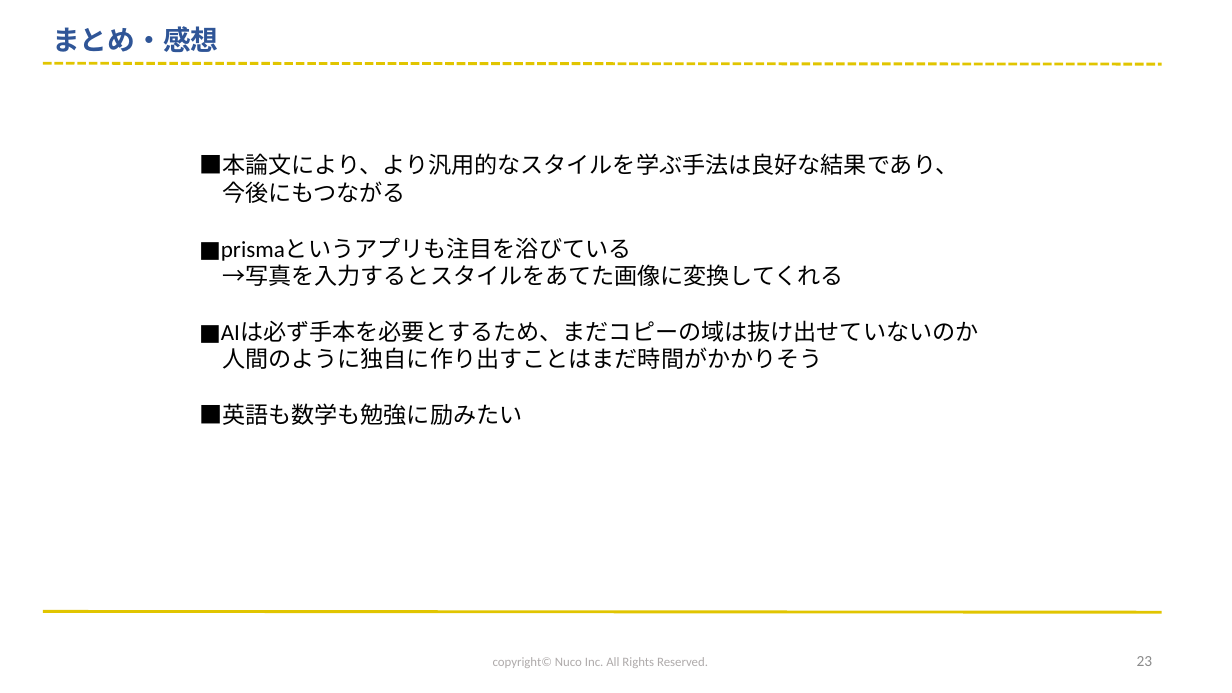
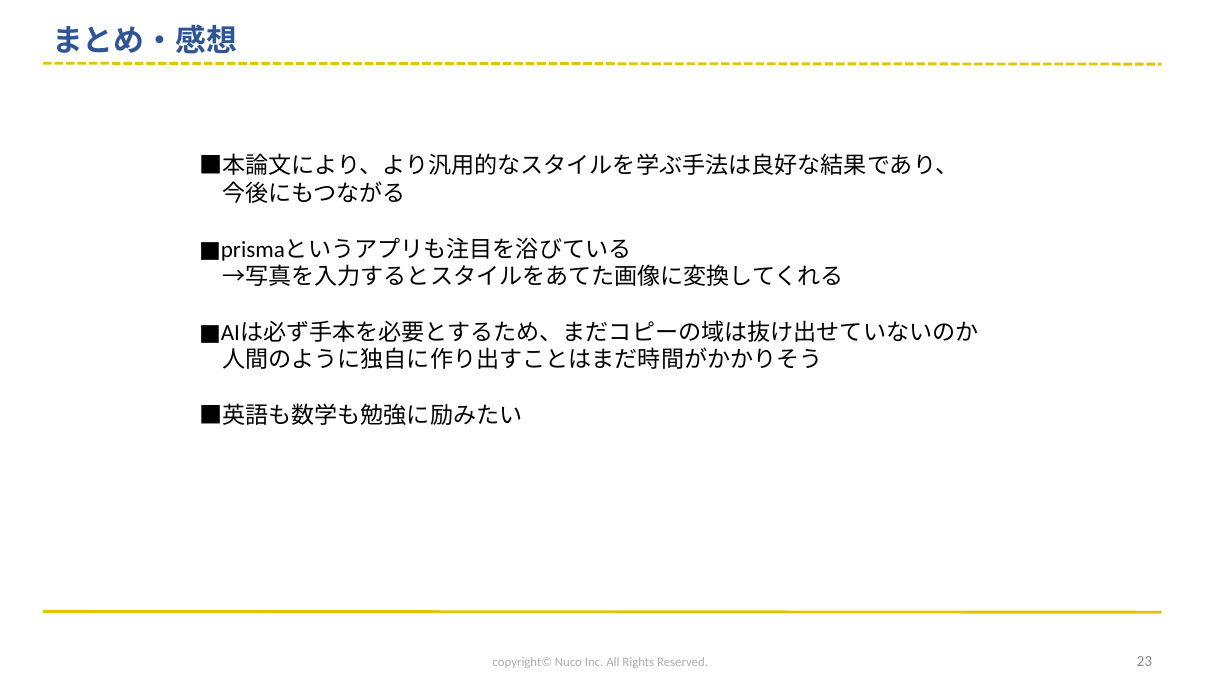
Before and after one commit to miniglobe/presentations, a slide deck: slide 23 of ALearnedRepresentationForArtisticStyle.pptx. Drawn at 1232x693 pixels with LibreOffice and Linux fonts; fonts in the diff are those of the drawing; background and template pictures are left out. Boxes give left, top, right and bottom in pixels: in the first picture for what was removed or moved away, otherwise in the second. Text is boxed around its words. In the diff, an @@ line names an element or a change of style, - is before the commit and + after.

```diff
--- a/ALearnedRepresentationForArtisticStyle.pptx
+++ b/ALearnedRepresentationForArtisticStyle.pptx
@@ title "まとめ・感想" at (52, 24, 237, 54): size 21.6 to 24 pt @@
```
Also in this commit, not shown: 18 other slides changed.
